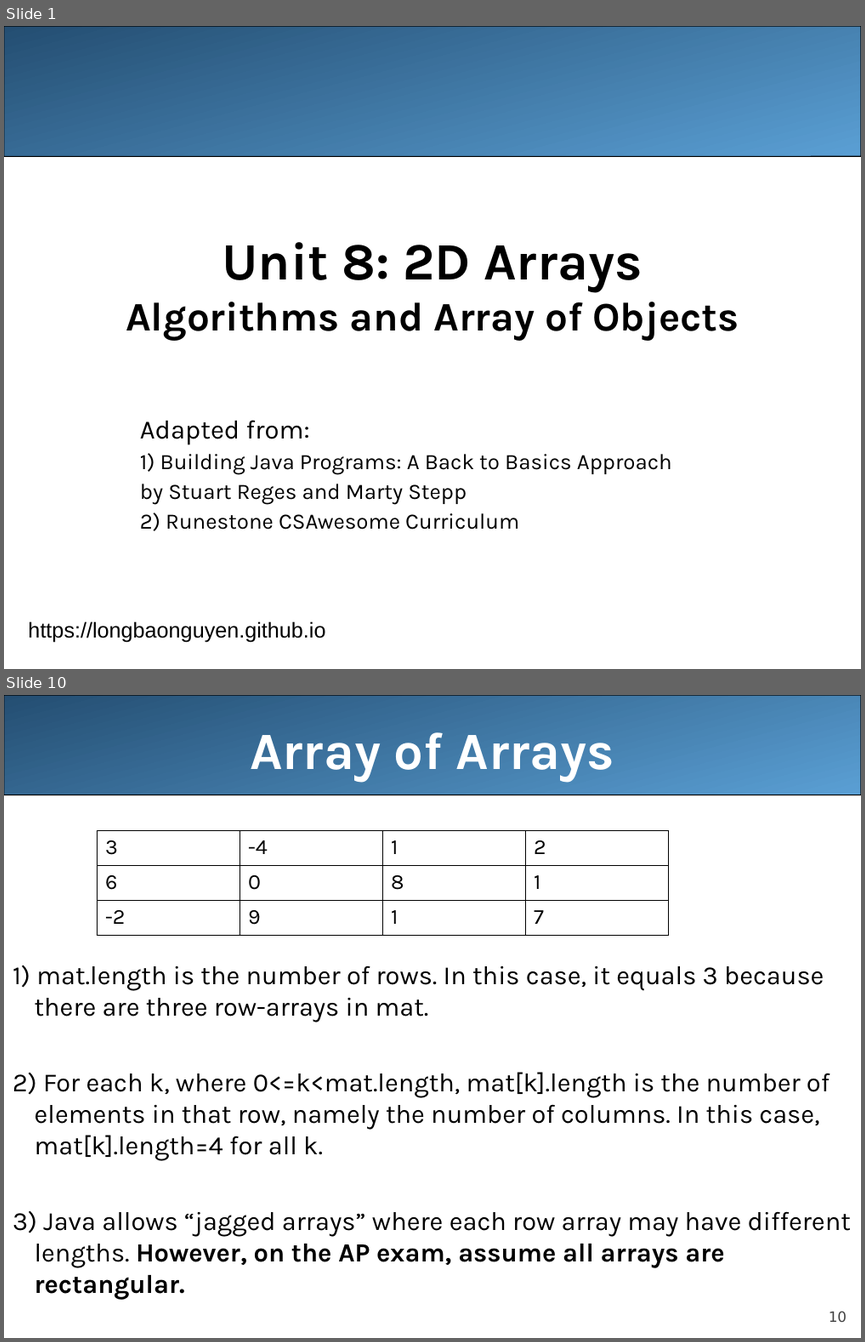
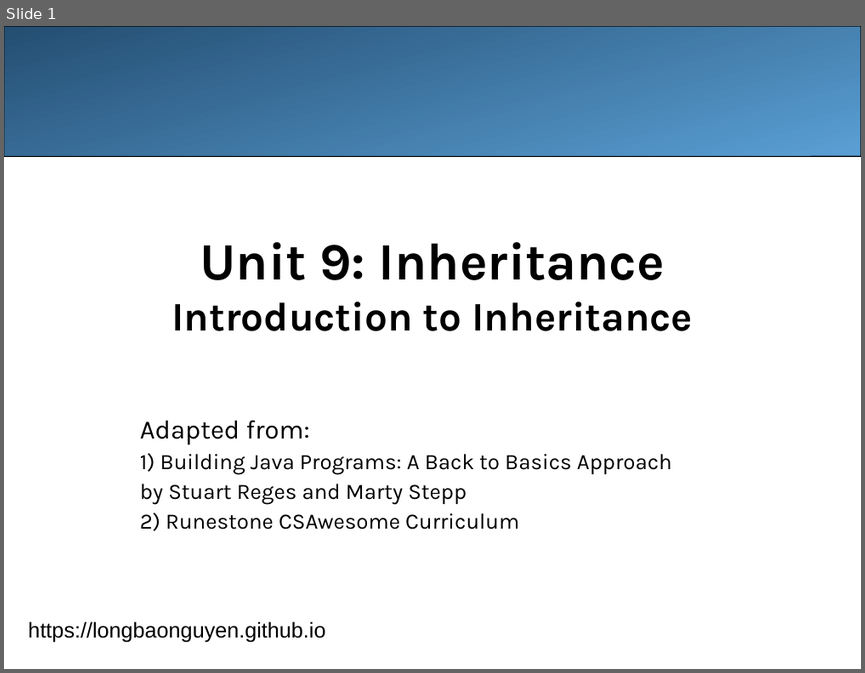
Before and after one commit to LongBaoNguyen/longbaonguyen.github.io, a slide deck: courses/apcsa/lecture21.ppt. Shown one above the other, each under a label of ours: slides 1 and 10 before the commit, slide 1 after it; the slides between them are not shown. The pictures are 865x1342 and 865x673 pixels, drawn with LibreOffice and Linux fonts; fonts in the diff are those of the drawing. Boxes give left, top, right and bottom in pixels: in the first picture for what was removed or moved away, otherwise in the second. Text is boxed around its words. In the diff, an @@ line names an element or a change of style, - is before the commit and + after.

```diff
--- a/courses/apcsa/lecture21.ppt
+++ b/courses/apcsa/lecture21.ppt
@@ slide 10 removed at (x1=4, y1=695, x2=861, y2=1338), background #FFFFFF @@
@@ rounded rectangle removed at (x1=4, y1=695, x2=861, y2=795) @@
@@ title removed at (x1=250, y1=732, x2=614, y2=782) @@
-Array of Arrays
@@ table removed at (x1=97, y1=830, x2=669, y2=935), 3 rows, 4 columns @@
-3 | -4 | 1 | 2
-6 | 0 | 8 | 1
--2 | 9 | 1 | 7
@@ text removed at (x1=12, y1=964, x2=851, y2=1299) @@
-1) mat.length is the number of rows. In this case, it equals 3 because there are three row-arrays in mat.
-2) For each k, where 0<=k<mat.length, mat[k].length is the number of elements in that row, namely the number of columns. In this case, mat[k].length=4 for all k.
-3) Java allows “jagged arrays” where each row array may have different lengths. However, on the AP exam, assume all arrays are rectangular.
@@ page number removed at (x1=828, y1=1310, x2=846, y2=1321) @@
-10
@@ slide 1 changed as well @@
@@ title at (x1=172, y1=242, x2=693, y2=331): text changed @@
-Unit 8: 2D Arrays
-Algorithms and Array of Objects
+Unit 9: Inheritance
+Introduction to Inheritance
```
Also in this commit, not shown: 25 slides added, 23 other slides removed, 21 other files.
